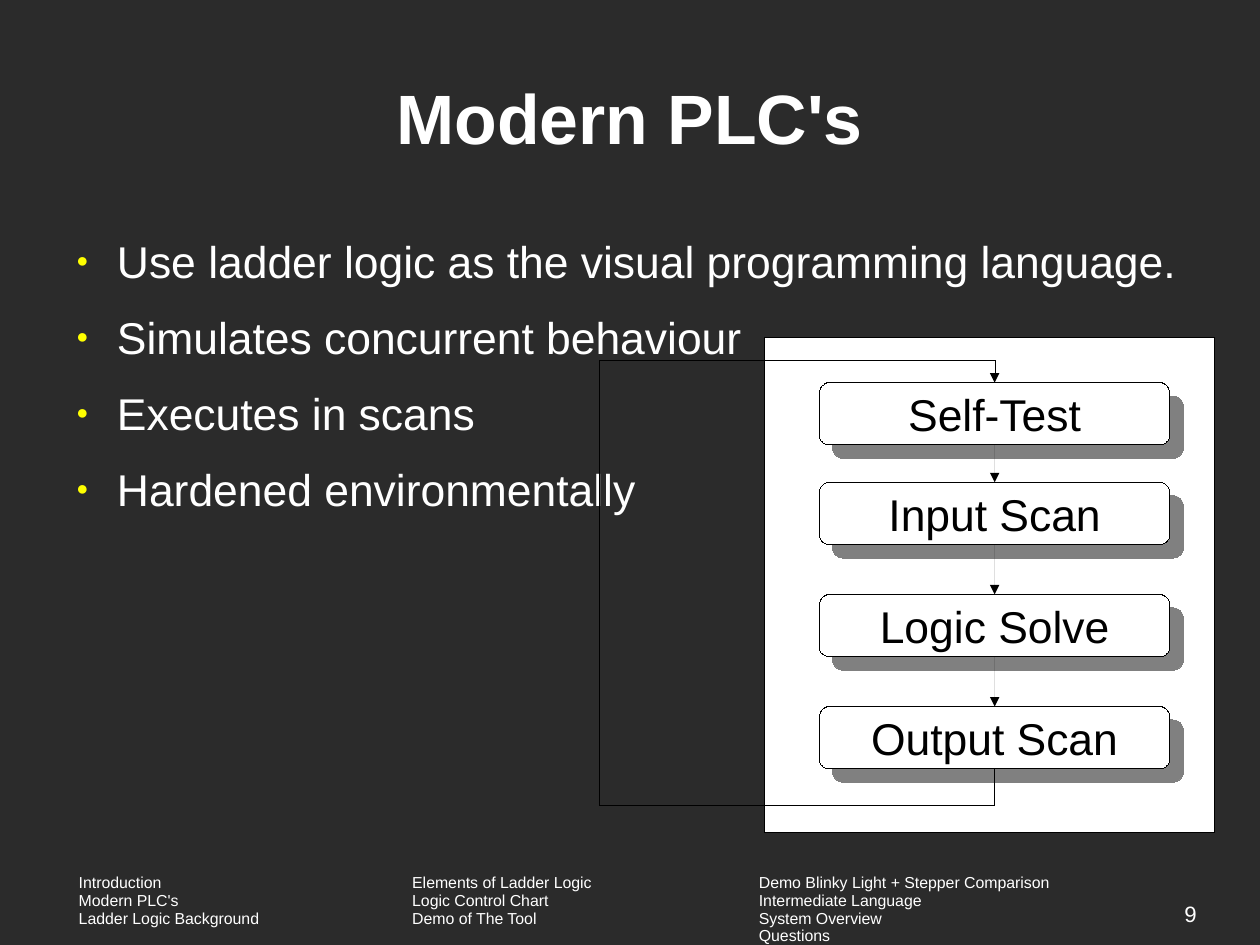
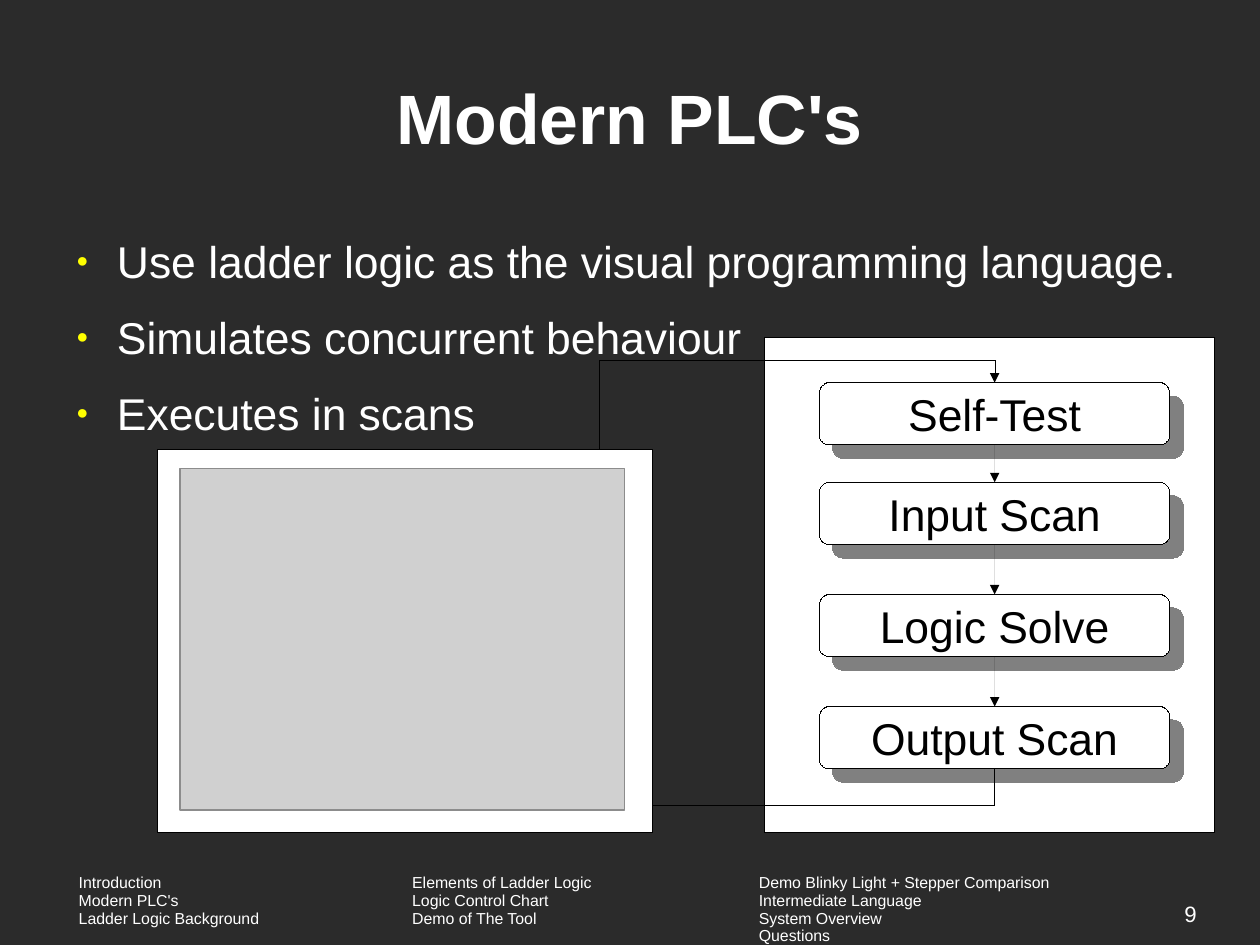
Before and after one commit to vortex-5/plcthesis, a slide deck: slide 9 of presentation/defense.odp. Drawn at 1260x945 pixels with LibreOffice and Linux fonts; fonts in the diff are those of the drawing; grey boxes stand for pictures; background and template pictures are left out; a plain dark background stands for a picture behind light text. Boxes give left, top, right and bottom in pixels: in the first picture for what was removed or moved away, otherwise in the second. Text is boxed around its words. In the diff, an @@ line names an element or a change of style, - is before the commit and + after.

Commit message:
updated presentation

```diff
--- a/presentation/defense.odp
+++ b/presentation/defense.odp
@@ text at [117, 471, 635, 515]: paragraph removed @@
-● Hardened environmentally
@@ rectangle added at [158, 450, 653, 834], fill #FFFFFF, outline #000000 0 pt @@
@@ picture added at [180, 469, 624, 811] @@
```
Also in this commit, not shown: 5 other slides changed, 1 slide removed, 2 other files.
